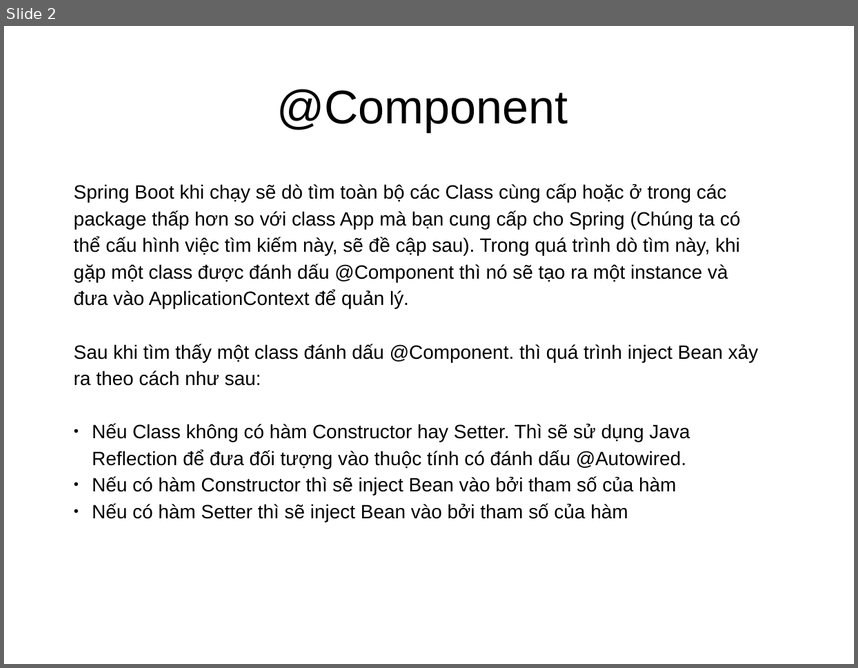
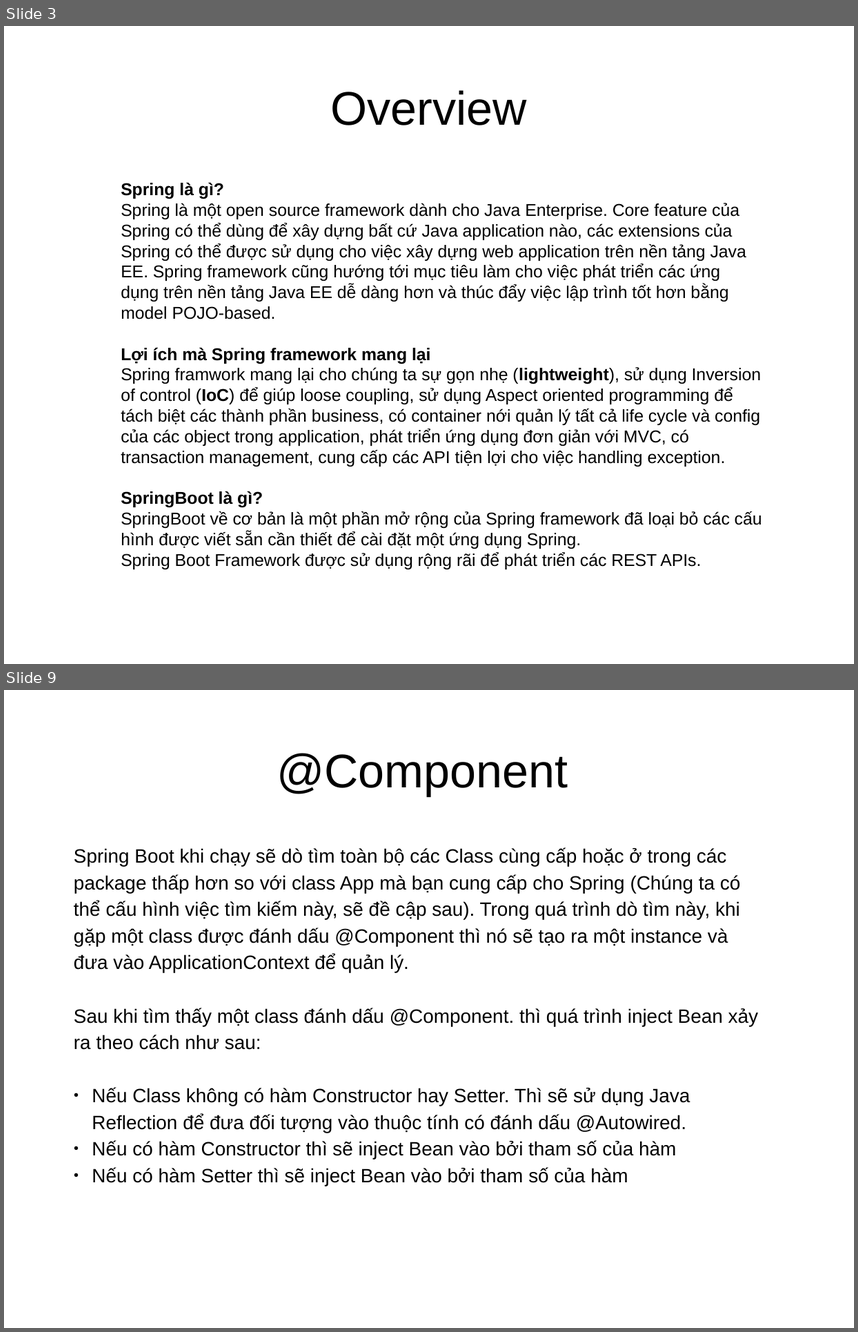
Before and after one commit to truongphan/documents, a slide deck: Spring.pptx. Shown one above the other, each under a label of ours: slide 2 before the commit, slides 3 and 9 after it; the slides between them are not shown. The pictures are 858x668 and 858x1332 pixels, drawn with LibreOffice and Linux fonts; fonts in the diff are those of the drawing. Boxes give left, top, right and bottom in pixels: in the first picture for what was removed or moved away, otherwise in the second. Text is boxed around its words. In the diff, an @@ line names an element or a change of style, - is before the commit and + after.

```diff
--- a/Spring.pptx
+++ b/Spring.pptx
@@ slide 3 added at (4,26,854,664), background #FFFFFF @@
@@ text added at (330,90,526,125), 44 pt, text #000000 @@
+Overview
@@ text added at (121,182,762,569), 16 pt, text #000000 @@
+Spring là gì?
+Spring là một open source framework dành cho Java Enterprise. Core feature của Spring có thể dùng để xây dựng bất cứ Java application nào, các extensions của Spring có thể được sử dụng cho việc xây dựng web application trên nền tảng Java EE. Spring framework cũng hướng tới mục tiêu làm cho việc phát triển các ứng dụng trên nền tảng Java EE dễ dàng hơn và thúc đẩy việc lập trình tốt hơn bằng model POJO-based.
+Lợi ích mà Spring framework mang lại
+Spring framwork mang lại cho chúng ta sự gọn nhẹ (lightweight), sử dụng Inversion of control (IoC) để giúp loose coupling, sử dụng Aspect oriented programming để tách biệt các thành phần business, có container nới quản lý tất cả life cycle và config của các object trong application, phát triển ứng dụng đơn giản với MVC, có transaction management, cung cấp các API tiện lợi cho việc handling exception.
+SpringBoot là gì?
+SpringBoot về cơ bản là một phần mở rộng của Spring framework đã loại bỏ các cấu hình được viết sẵn cần thiết để cài đặt một ứng dụng Spring.
+Spring Boot Framework được sử dụng rộng rãi để phát triển các REST APIs.
@@ what was slide 2 is now slide 9 @@
```
Also in this commit, not shown: 1 slide changed, 7 other slides added, 3 other files.
